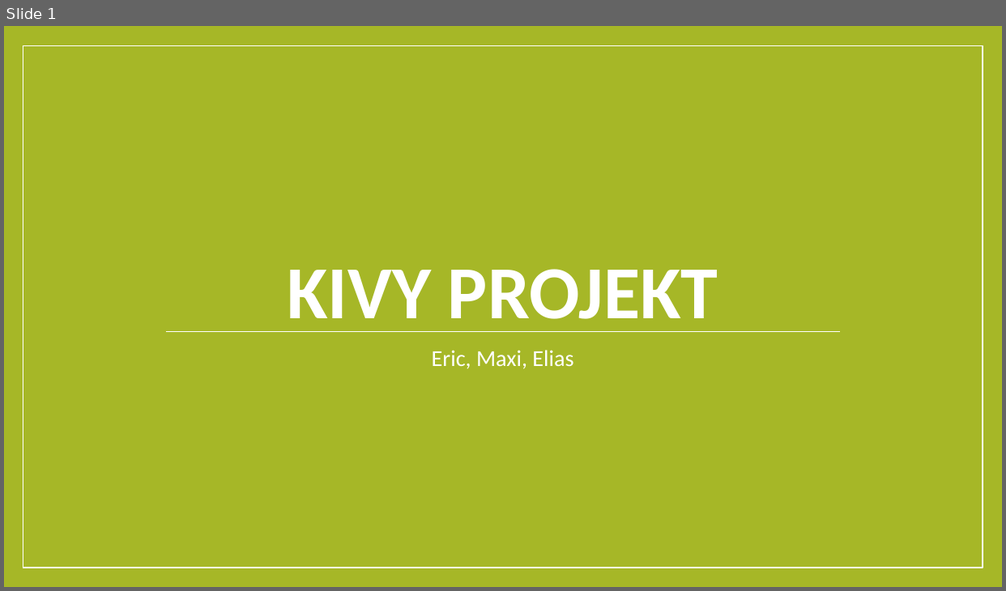
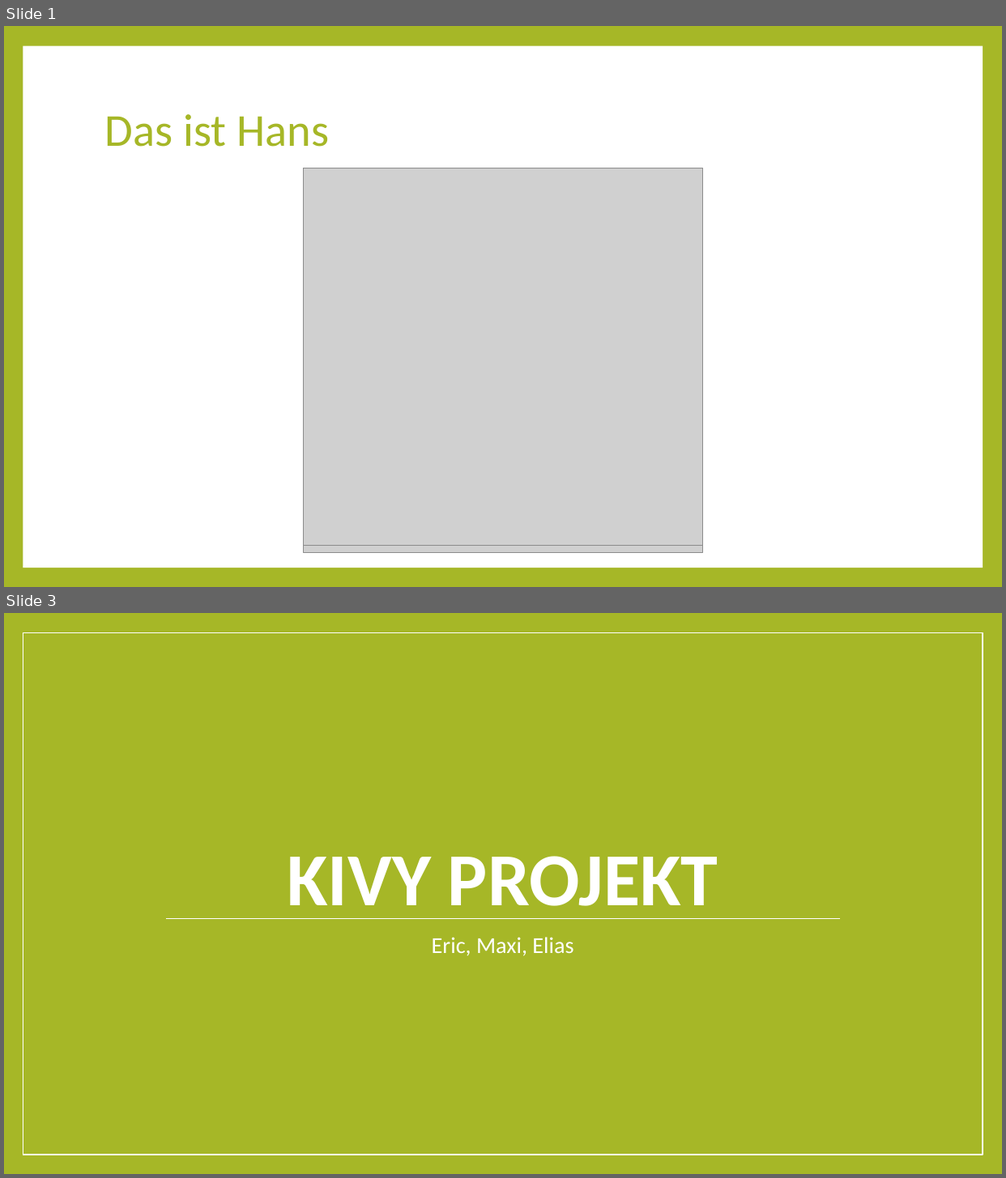
Before and after one commit to errorsHurt/KivyTodoList, a slide deck: dokumentation/Kivy Präsi.pptx. Shown one above the other, each under a label of ours: slide 1 before the commit, slides 1 and 3 after it; the slides between them are not shown. The pictures are 1006x591 and 1006x1178 pixels, drawn with LibreOffice and Linux fonts; fonts in the diff are those of the drawing; grey boxes stand for pictures. Boxes give left, top, right and bottom in pixels: in the first picture for what was removed or moved away, otherwise in the second. Text is boxed around its words. In the diff, an @@ line names an element or a change of style, - is before the commit and + after.

```diff
--- a/dokumentation/Kivy Präsi.pptx
+++ b/dokumentation/Kivy Präsi.pptx
@@ slide 1 added at bbox=[4, 26, 1002, 587], background #A6B727 @@
@@ rectangle added at bbox=[23, 46, 982, 568], fill #FFFFFF @@
@@ title added at bbox=[105, 114, 329, 147], 44 pt, text #A6B727 @@
+Das ist Hans
@@ picture added at bbox=[304, 169, 703, 546] @@
@@ picture added at bbox=[304, 175, 703, 553] @@
@@ what was slide 1 is now slide 3 @@
```
Also in this commit, not shown: 3 slides changed, 3 other slides added.
